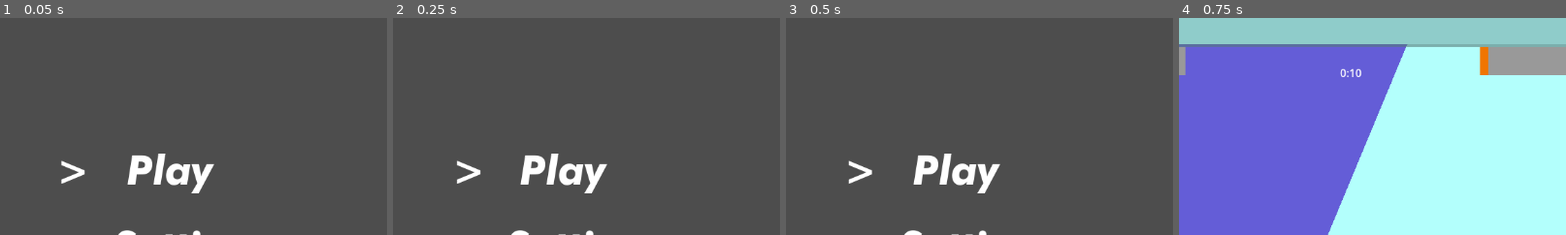
Above: before the commit, frames 1-4 (left to right).
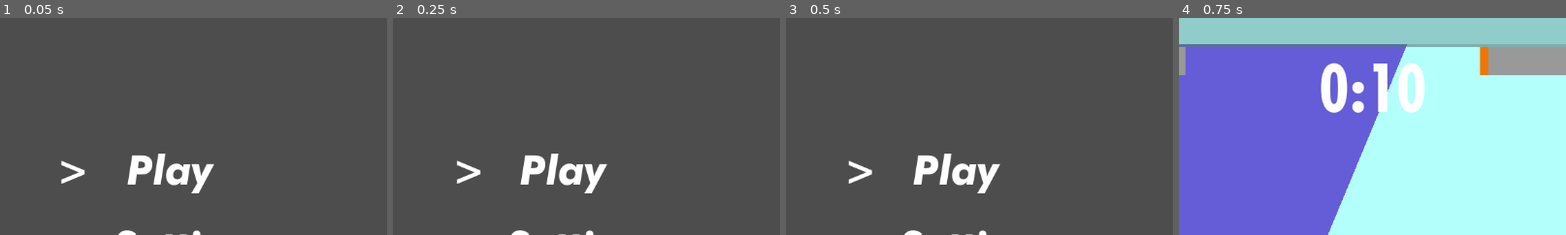
Above: after the commit, the same moments.

Repository: ProgrammingParadox/voronoi-game
Game: Godot game, scene res://scenes/home.tscn
The game is run twice, just before and just after one commit, with the same random seed, the same clock (stepped at 60 frames per second) and the same inputs.
Inputs:
- Up to frame 1 (0.05 s): no input
- Up to frame 2 (0.25 s): no input
- Up to frame 3 (0.5 s): no input
- Up to frame 4 (0.75 s): click "Play" at 0.5 s
The pictures show only the part of the screen within x 30-80%, y 0-50%; the shares and areas given below are measured in that part.

Frames 1-3 are identical in both runs. In frame 4, 3.1% of the frame differs, in the area x 36-64%, y 20-44%.

Commit message:
made timer look better

Diff:
--- a/scenes/Game.tscn
+++ b/scenes/Game.tscn
@@ -8,6 +8,7 @@
 [ext_resource type="Shader" uid="uid://cfyluk3a80u1g" path="res://ownership_bar.gdshader" id="7_400sg"]
 [ext_resource type="PackedScene" uid="uid://bh30v87xi41fx" path="res://energy.tscn" id="8_400sg"]
 [ext_resource type="Script" uid="uid://bxq838xuvshxn" path="res://scripts/ownership_bar.gd" id="8_g4kob"]
+[ext_resource type="FontFile" uid="uid://cja1fb78jg8se" path="res://Fonts/futura/Futura Bold font.ttf" id="9_qy1jj"]
 [ext_resource type="Script" uid="uid://biyityj50lmyp" path="res://scenes/match_timer.gd" id="10_qy1jj"]
 
 [sub_resource type="ShaderMaterial" id="ShaderMaterial_q6r6c"]
@@ -86,6 +87,8 @@
 offset_top = 70.0
 offset_right = 627.0
 offset_bottom = 93.0
+theme_override_fonts/font = ExtResource("9_qy1jj")
+theme_override_font_sizes/font_size = 100
 script = ExtResource("10_qy1jj")
 
 [node name="Timer" type="Timer" parent="MatchTimer"]
--- a/scenes/match_timer.gd
+++ b/scenes/match_timer.gd
@@ -4,10 +4,12 @@
 var minutes : int
 var seconds : int
 @onready var timer = $Timer
+@onready var screen_size = DisplayServer.screen_get_size()
 # Called when the node enters the scene tree for the first time.
 func _ready() -> void:
 	timer.start()
 	seconds = Global.game_time
+	position = Vector2((screen_size.x/2.0)-(size.x/2.0), 43)
 
 
 # Called every frame. 'delta' is the elapsed time since the previous frame.
Not shown: 1 places in scenes/Game.tscn that only renumber resources
